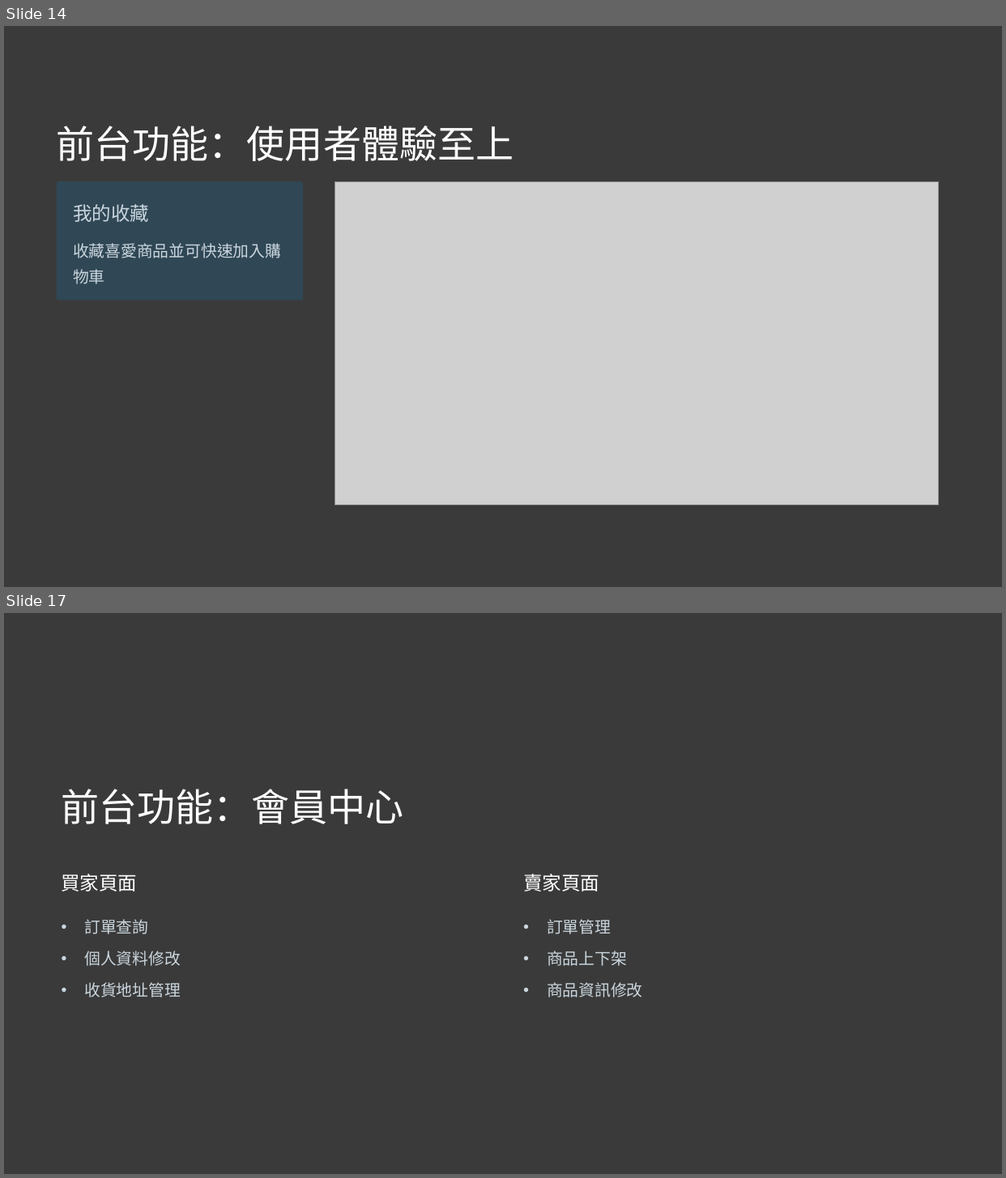
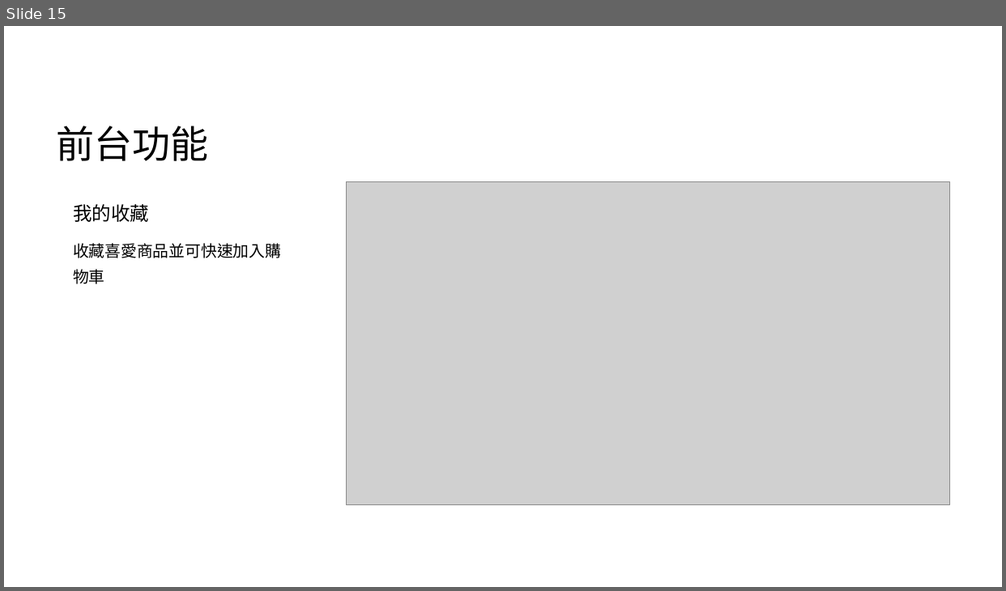
Before and after one commit to Balabababala/shoppingProject, a slide deck: 說明用工具/張允豪 購物網站 專題 ver.0.1.pptx. Shown one above the other, each under a label of ours: slides 14 and 17 before the commit, slide 15 after it; the slides between them are not shown. The pictures are 1006x1178 and 1006x591 pixels, drawn with LibreOffice and Linux fonts; fonts in the diff are those of the drawing; grey boxes stand for pictures. Boxes give left, top, right and bottom in pixels: in the first picture for what was removed or moved away, otherwise in the second. Text is boxed around its words. In the diff, an @@ line names an element or a change of style, - is before the commit and + after.

```diff
--- a/說明用工具/張允豪 購物網站 專題 ver.0.1.pptx
+++ b/說明用工具/張允豪 購物網站 專題 ver.0.1.pptx
@@ slide 17 removed at [4,613,1002,1174], background #3A3A3A @@
@@ text removed at [62,789,404,824] @@
-前台功能：會員中心
@@ text removed at [62,874,138,892] @@
-買家頁面
@@ text removed at [523,874,599,892] @@
-賣家頁面
@@ text removed at [84,919,148,935] @@
-• 訂單查詢
@@ text removed at [547,919,611,935] @@
-• 訂單管理
@@ text removed at [84,951,181,966] @@
-• 個人資料修改
@@ text removed at [547,951,627,966] @@
-• 商品上下架
@@ text removed at [84,982,181,998] @@
-• 收貨地址管理
@@ text removed at [547,982,643,998] @@
-• 商品資訊修改
@@ what was slide 14 is now slide 15 @@
@@ slide 15 changed as well @@
@@ background #3A3A3A to #FFFFFF @@
@@ text at [57,126,209,161]: text changed; text colour #FFFFFF to #000000 @@
-前台功能：使用者體驗至上
+前台功能
@@ rounded rectangle removed at [57,182,303,301] @@
@@ picture: place and size @@
-picture at [335,182,938,505]
+picture at [347,182,949,505]
@@ text "我的收藏" at [73,204,149,222]: text colour #CAD6DE to #000000 @@
@@ text "收藏喜愛商品並可快速加入購物車" at [73,243,281,284]: text colour #CAD6DE to #000000 @@
```
Also in this commit, not shown: 19 other slides changed, 2 slides added, 2 other slides removed, 36 other files.
